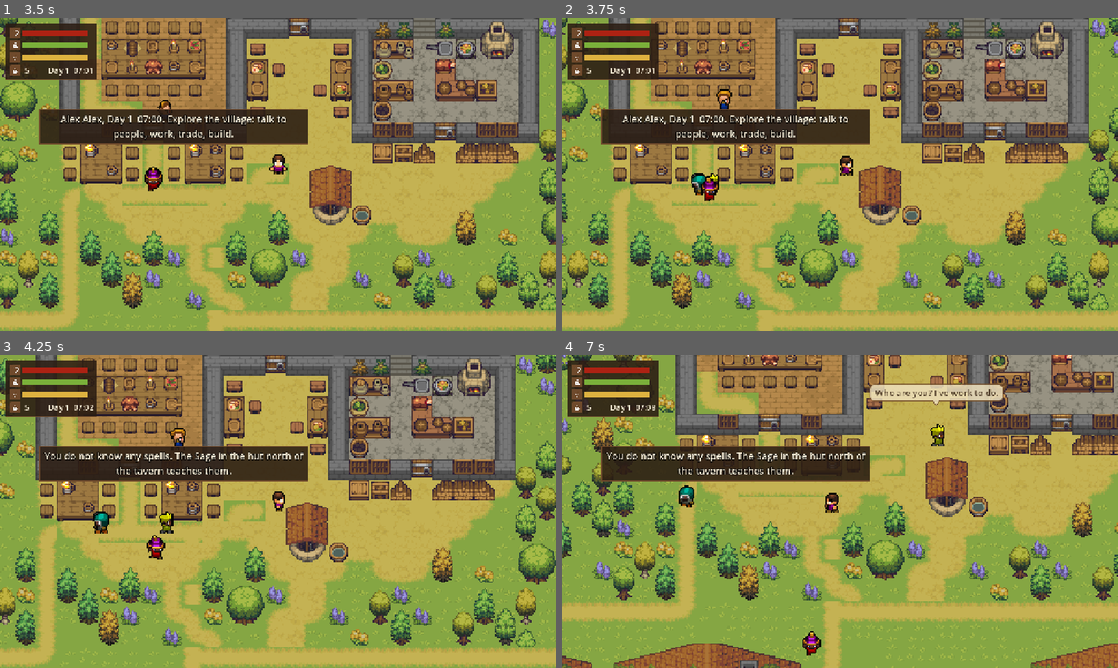
Above: before the commit, frames 1-4 (two rows, left to right).
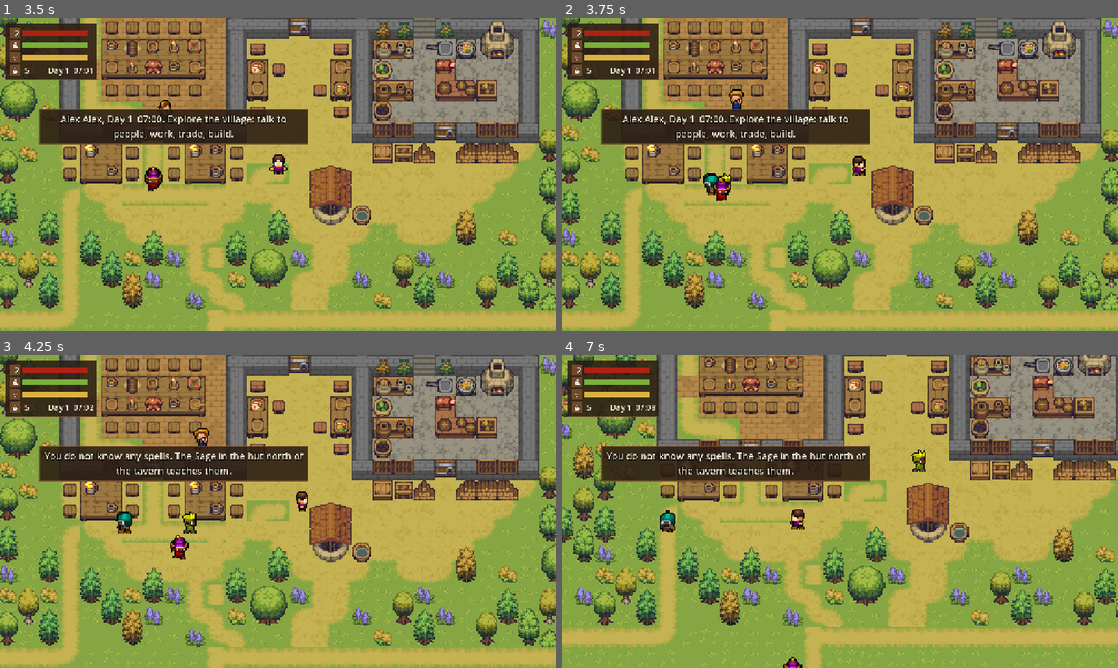
Above: after the commit, the same moments.

Repository: verbal76/My-Medieval-Life
Game: Godot game, scene res://scenes/main.tscn
Same seed, same stepped clock (60 frames per second), same inputs: the game is played once before the commit and once after it.
Inputs (mouse positions are in pixels of both pictures, inside the frame that each line leads up to):
- Up to frame 1 (3.5 s): click "New game" at 0.5 s; click (88, 58) at 1.27 s; type "Alex" at 1.35 s; click (255, 58) at 1.5 s; type "Alex" at 1.58 s; click "Begin" at 2 s; click "Begin" at 2.75 s
- Up to frame 2 (3.75 s): tap Enter at 3.5 s; move the mouse to (962, 158) at 3.52 s; hold D (move_right) from 3.53 s (still down); tap Space (attack) at 3.6 s; click (962, 158) at 3.67 s
- Up to frame 3 (4.25 s): keep holding D (move_right); tap F (fireball) at 3.8 s
- Up to frame 4 (7 s): release D (move_right) at 4.25 s; drag from (728, 527) to (812, 574) at 4.27 s; move the mouse to (895, 442) at 5.02 s; hold D (move_right) 5.03-5.75 s; hold C (recenter) 5.03-5.75 s; tap E (interact) at 5.1 s; click (895, 442) at 5.17 s; drag from (812, 574) to (673, 464) at 5.77 s; move the mouse to (1006, 558) at 6.52 s; hold A (move_left) from 6.53 s (still down); tap Space (attack) at 6.6 s; click (1006, 558) at 6.67 s; tap F (fireball) at 6.8 s

Frame 1 is identical in both runs. In frame 2, 43% of the frame differs, in the area x 0-100%, y 0-100%; in frame 3, 51%; in frame 4, 57%.

Commit message:
Give the camera a dead zone in the middle of the screen
Owner request: the view need not stay centred on the player. While
following, the camera holds still while the player is inside a box 40% x
35% of the view in the middle of the screen, and is pushed along by the
box's edge when they walk past it, never past the map edges. Recenter,
a new game and screenshots still centre on the player. start_test checks
both cases; INT-032 and BUILD_DECISIONS updated.

Co-Authored-By: Claude Opus 5.5 <noreply@anthropic.com>
Claude-Session: https://claude.ai/code/session_01Twyxni5CnEyE5LMG3EMiFY

Diff:
--- a/game/scripts/main.gd
+++ b/game/scripts/main.gd
@@ -36,6 +36,10 @@
 var multi_touch := false               # two fingers were down: lifting them is not a tap
 var cam_free := false                  # looking around: the camera stays at cam_at instead of following the player
 var cam_at := Vector2.ZERO             # where the camera looks while cam_free (pixels)
+var follow_at := Vector2.ZERO          # where the camera looks while following the player (pixels)
+# The player walks freely inside a box this fraction of the view in the middle of the screen; the
+# camera moves only when they push against its edge (owner: a camera dead zone)
+const DEAD_ZONE := Vector2(0.4, 0.35)
 var mid_drag := false                  # the middle mouse button is held: mouse motion pans
 const PAN_SPEED := 700.0               # screen pixels a second the right stick pans at full tilt
 var autosave_hour := -1
@@ -100,6 +104,7 @@
 			world.update(0.5)
 		if shot_warp != Vector2.INF:
 			world.player.pos = shot_warp
+			follow_at = _in_view(shot_warp * T)
 		if shot_zoom > 0.0:
 			camera.zoom = Vector2(shot_zoom, shot_zoom) * view_scale
 		camera.position_smoothing_enabled = false
@@ -326,7 +331,8 @@
 	camera.limit_bottom = map.h * T
 	add_child(camera)
 	camera.make_current()
-	camera.position = world.player.pos * T
+	follow_at = _in_view(world.player.pos * T)
+	camera.position = follow_at
 	world.tile_changed.connect(_on_tile_changed)
 	world.bled.connect(_on_bled)
 	dying.clear()
@@ -429,7 +435,7 @@
 	if not p.alive:
 		if player_sprite.anim != "death":
 			player_sprite.play("death", true)
-	camera.position = cam_at if cam_free else p.pos * T
+	camera.position = cam_at if cam_free else _follow(p.pos * T)
 	target_marker.visible = chase != null and chase.alive
 	if target_marker.visible:
 		var bob := sin(Time.get_ticks_msec() / 150.0) * 1.5
@@ -1116,14 +1122,28 @@
 	look_at_tile((cam_at + screen_delta / camera.zoom) / T)
 
 
+## Where the camera looks while following the player at `at` (pixels): it stays put while the
+## player is inside the dead zone and is pushed along by its edge, never past the map's edges.
+func _follow(at: Vector2) -> Vector2:
+	var box := get_viewport().get_visible_rect().size / camera.zoom * DEAD_ZONE / 2.0
+	for k in 2:
+		follow_at[k] = clampf(follow_at[k], at[k] - box[k], at[k] + box[k])
+	follow_at = _in_view(follow_at)
+	return follow_at
+
+
+## A camera position (pixels) moved just enough that the view stays over the map.
+func _in_view(at: Vector2) -> Vector2:
+	var half := get_viewport().get_visible_rect().size / camera.zoom / 2.0
+	var world_px := Vector2(map.w, map.h) * T
+	for k in 2:
+		at[k] = clampf(at[k], half[k], world_px[k] - half[k]) if world_px[k] > half[k] * 2.0 else world_px[k] / 2.0
+	return at
+
+
 ## Look at a spot on the map (a tile position), without moving the player.
 func look_at_tile(tile: Vector2) -> void:
-	var half := get_viewport().get_visible_rect().size / camera.zoom / 2.0
-	var world_px := Vector2(map.w, map.h) * T
-	var at := tile * T
-	for k in 2:
-		at[k] = clampf(at[k], half[k], world_px[k] - half[k]) if world_px[k] > half[k] * 2.0 else world_px[k] / 2.0
-	cam_at = at
+	cam_at = _in_view(tile * T)
 	if not cam_free:
 		cam_free = true
 		camera.position_smoothing_enabled = false        # the view sticks to the fingers
@@ -1133,6 +1153,8 @@
 ## Follow the player again; the camera glides back.
 func recenter() -> void:
 	cam_free = false
+	if world and camera:
+		follow_at = _in_view(world.player.pos * T)
 	if camera:
 		camera.position_smoothing_enabled = shot_path == ""
 	ui.show_recenter(false)
--- a/game/tests/start_test.gd
+++ b/game/tests/start_test.gd
@@ -651,6 +651,20 @@
 	check(main.world != w, "a fresh world was loaded from the save")
 	check(now == snap, "the save restores the player: %s" % (str(now) + " vs " + str(snap) if now != snap else "name, look, coins, health, equipment, wheat, crimes, time, place"))
 
+	# camera dead zone: small steps inside the middle box leave the view still; walking on pushes it
+	var pz: PlayerState = main.world.player
+	pz.pos = Vector2(main.map.w, main.map.h) / 2.0
+	main.recenter()
+	var still: Vector2 = main._follow(pz.pos * main.T)
+	pz.pos += Vector2(1.5, 1.0)
+	check(main._follow(pz.pos * main.T) == still, "a step inside the dead zone does not move the camera")
+	var box: Vector2 = main.get_viewport().get_visible_rect().size / main.camera.zoom * main.DEAD_ZONE / 2.0
+	pz.pos += Vector2(30.0, 0.0)
+	var pushed: Vector2 = main._follow(pz.pos * main.T)
+	check(pushed.x > still.x and absf(pz.pos.x * main.T - pushed.x - box.x) < 0.01, "walking past its edge pushes the camera along, the player at the box's edge")
+	main.recenter()
+	check(main.follow_at.distance_to(pz.pos * main.T) < 0.01, "Recenter centres the view on the player")
+
 	# 21. a villager who has met the player never forgets it, however much else happens to them
 	var w2: World = main.world
 	var acquaintance: NPC = w2.npcs.filter(func(n): return n.alive and n.role == "adult")[0]
Not shown, changed: docs/BUILD_DECISIONS.md
Not shown, changed: docs/SYSTEM_INTERACTION_MANIFEST.md
